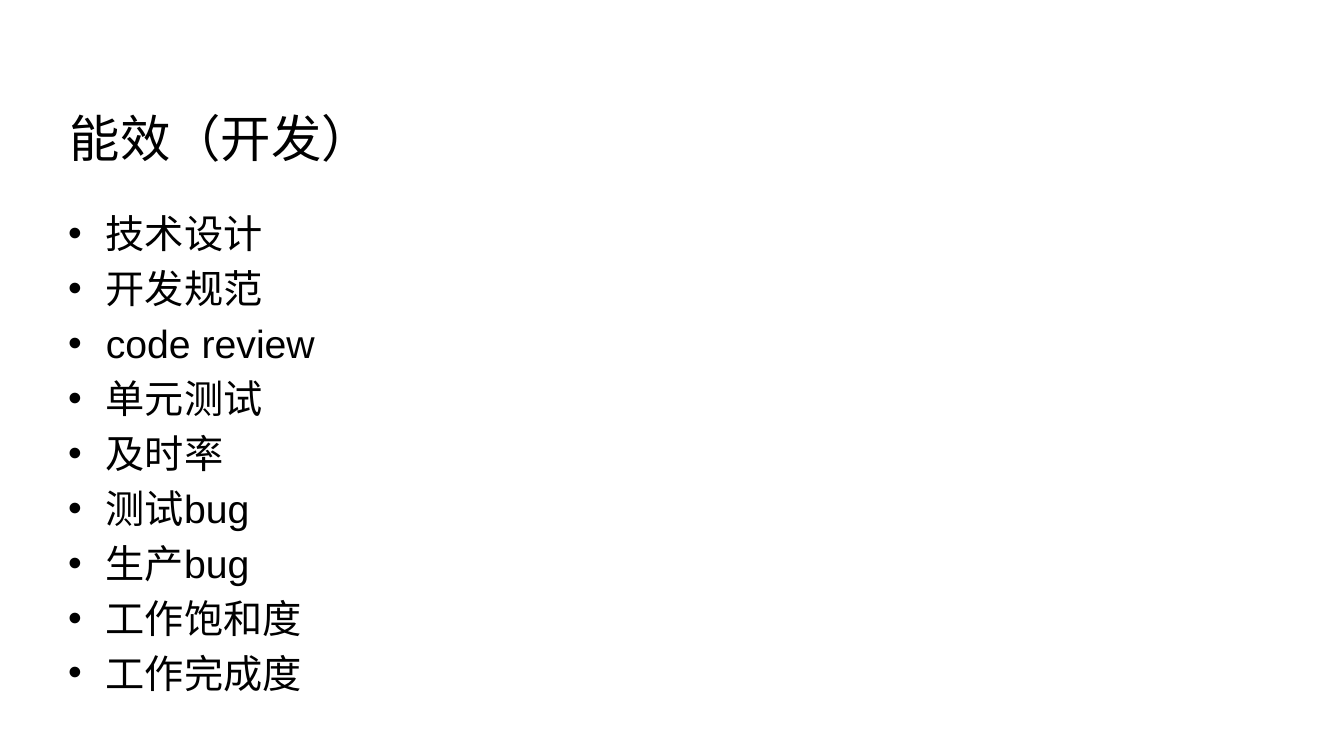
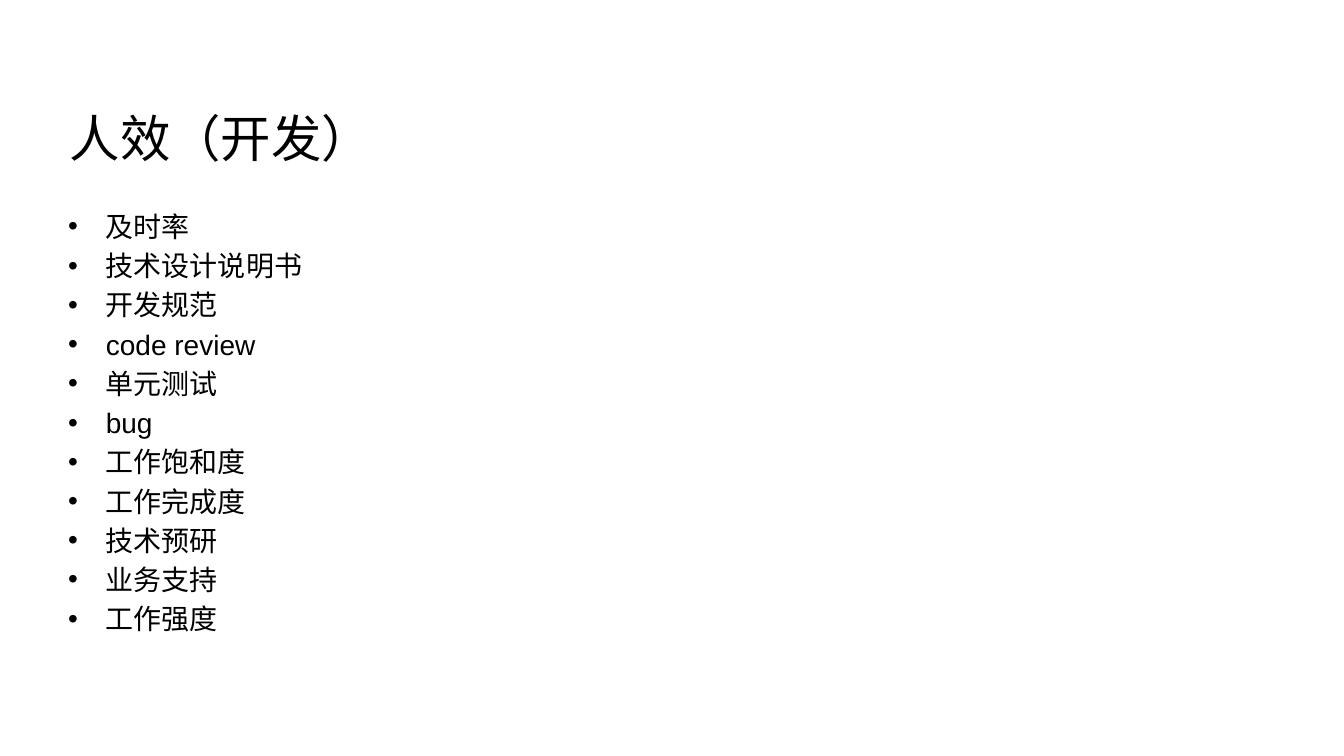
Before and after one commit to Wang-Ray/Wang-Ray.github.io, a slide deck: slide 18 of assets/attachment/关于软件架构 - v2.pptx (slide 19 before the commit). Drawn at 1344x756 pixels with LibreOffice and Linux fonts; fonts in the diff are those of the drawing; background and template pictures are left out. Boxes give left, top, right and bottom in pixels: in the first picture for what was removed or moved away, otherwise in the second. Text is boxed around its words. In the diff, an @@ line names an element or a change of style, - is before the commit and + after.

```diff
--- a/assets/attachment/关于软件架构 - v2.pptx
+++ b/assets/attachment/关于软件架构 - v2.pptx
@@ title at (70,114,372,162): text changed @@
-能效（开发）
+人效（开发）
@@ text at (106,213,302,279): text changed; size 28 to 20 pt @@
-• 技术设计
+• 及时率
+• 技术设计说明书
@@ text at (106,291,255,515): size 28 to 20 pt in "开发规范", "code review", "单元测试", "工作饱和度" and 1 more places; less space between paragraphs @@
@@ text at (106,412,153,438): text changed; size 28 to 20 pt @@
-• 及时率
-• 测试bug
-• 生产bug
+• bug
@@ text at (106,527,218,632): paragraphs added @@
+• 技术预研
+• 业务支持
+• 工作强度
```
Also in this commit, not shown: 5 other slides changed, 1 slide removed, 1 other file.
